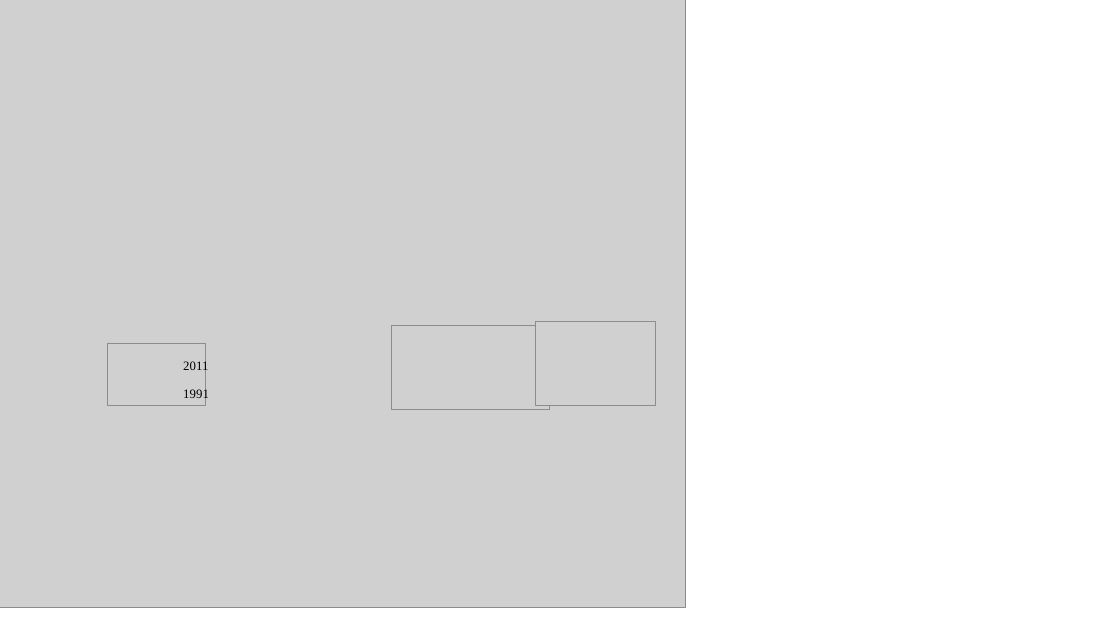
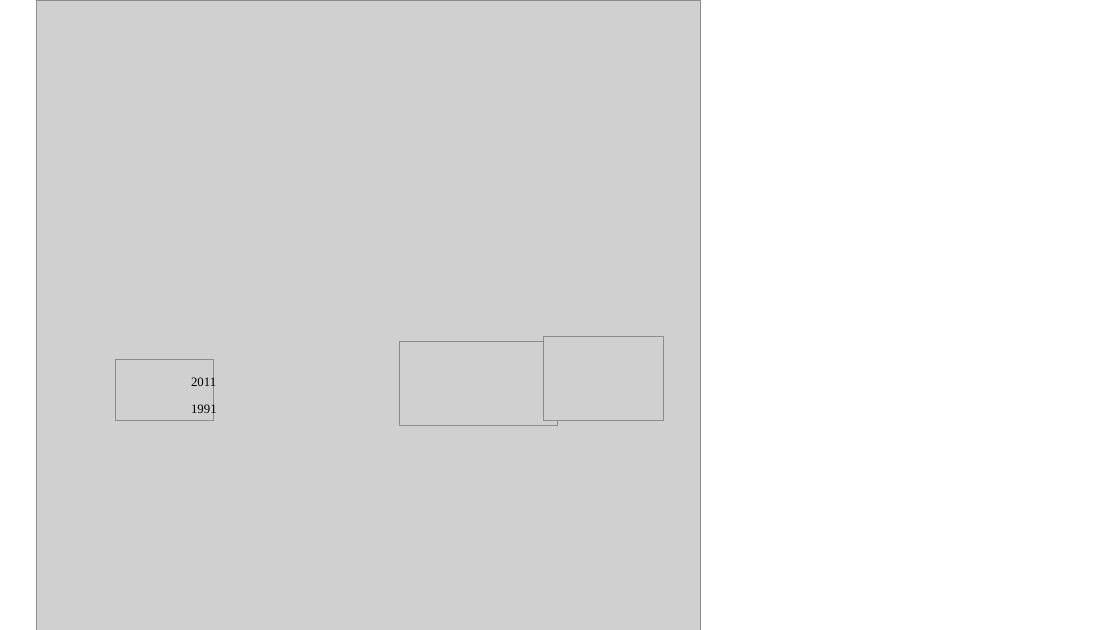
Before and after one commit to smc322/EcosysGCBClass2022, a slide deck: slide 1 of Figures/Niwot/combo_edits.pptx. Drawn at 1120x630 pixels with LibreOffice and Linux fonts; fonts in the diff are those of the drawing; grey boxes stand for pictures. Boxes give left, top, right and bottom in pixels: in the first picture for what was removed or moved away, otherwise in the second. Text is boxed around its words. In the diff, an @@ line names an element or a change of style, - is before the commit and + after.

```diff
--- a/Figures/Niwot/combo_edits.pptx
+++ b/Figures/Niwot/combo_edits.pptx
@@ picture: place and size @@
-picture at [0,0,685,607]
+picture at [36,0,700,630]
@@ picture: place and size @@
-picture at [108,344,206,406]
+picture at [115,359,213,421]
@@ 2 pictures, 2 texts: place and size @@
-2 pictures, 2 texts at [183,322,656,409]
+2 pictures, 2 texts at [191,337,664,425]
```
Also in this commit, not shown: 9 other files.
